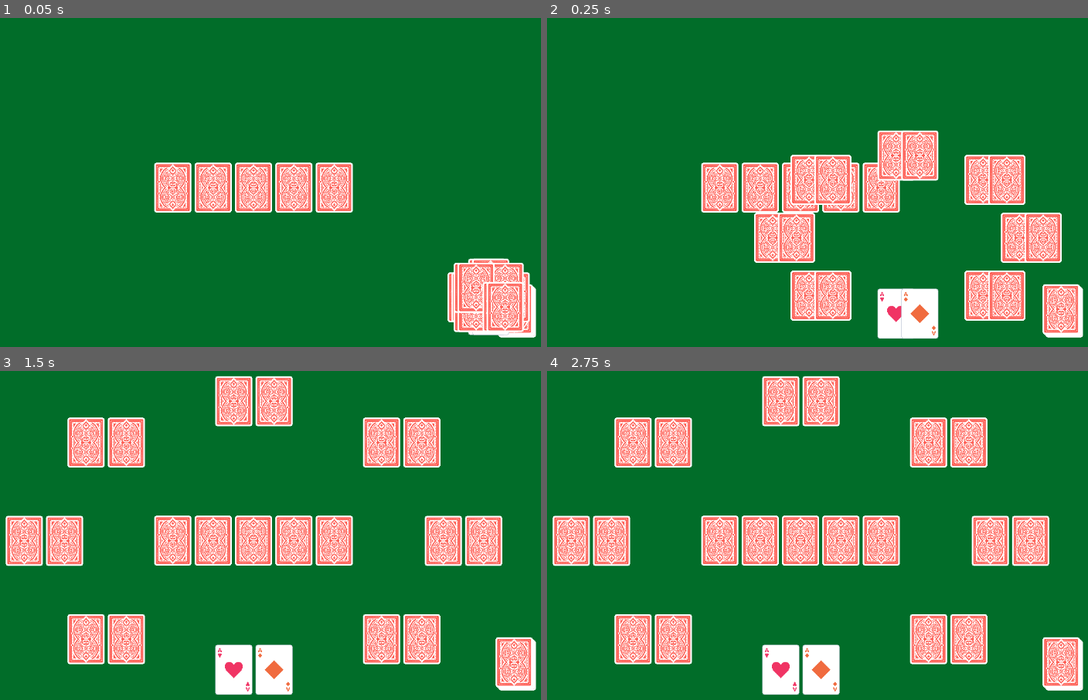
Above: before the commit, frames 1-4 (two rows, left to right).
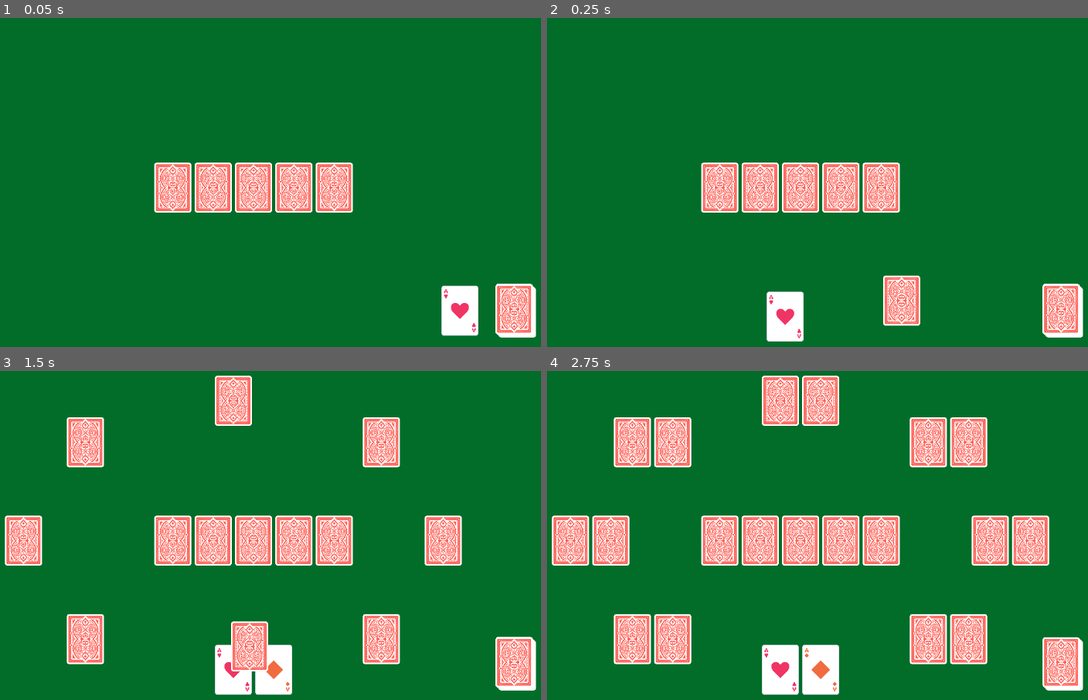
Above: after the commit, the same moments.

Repository: Alex-Onceanu/ProjectGambling
Game: Godot game, scene res://game_room.tscn
The game is run twice, just before and just after one commit, with the same random seed, the same clock (stepped at 60 frames per second) and the same inputs.
Inputs:
- Up to frame 1 (0.05 s): no input
- Up to frame 2 (0.25 s): no input
- Up to frame 3 (1.5 s): no input
- Up to frame 4 (2.75 s): no input

The runs differ from the first frame. In frame 1, 3.1% of the frame differs, in the area x 81-99%, y 73-97%; in frame 2, 14%, in the area x 38-99%, y 34-99%; in frame 3, 13%; in frame 4, 9.3%.

Commit message:
Distribution des cartes differee (c'est + joli)

Diff:
--- a/card.gd
+++ b/card.gd
@@ -36,18 +36,26 @@
 	$back.region_rect.position.y = 0
 	$front.visible = false
 
-func go_to(__target : Vector2, time = 0.6):
+func go_to(__target : Vector2, time = 0.4, wait = -1.0):
+	target = __target
 	$goto_anim.wait_time = time
-	$goto_anim.start()
-	target = __target
-	pos_before_goto = global_position
-	should_move = true
+	if wait <= 0:
+		_on_goto_wait_timeout()
+	else:
+		$goto_wait.wait_time = wait
+		$goto_wait.start()
+
 
 func _process(delta: float) -> void:
 	if should_move:
 		var t = $goto_anim.time_left / $goto_anim.wait_time
-		t **= 1.8
+		t **= 1.5
 		global_position = (1.0 - t) * target + t * pos_before_goto
 
 func _on_goto_anim_timeout() -> void:
 	should_move = false
+
+func _on_goto_wait_timeout() -> void:
+	$goto_anim.start()
+	pos_before_goto = global_position
+	should_move = true
--- a/card.tscn
+++ b/card.tscn
@@ -19,7 +19,12 @@
 region_rect = Rect2(71, 95, 71, 95)
 
 [node name="goto_anim" type="Timer" parent="."]
-wait_time = 0.5
+wait_time = 0.2
+one_shot = true
+
+[node name="goto_wait" type="Timer" parent="."]
+wait_time = 0.1
 one_shot = true
 
 [connection signal="timeout" from="goto_anim" to="." method="_on_goto_anim_timeout"]
+[connection signal="timeout" from="goto_wait" to="." method="_on_goto_wait_timeout"]
--- a/deck.gd
+++ b/deck.gd
@@ -1,9 +1,13 @@
 extends Node2D
 
+const DEAL_CD = 0.15
+
 func deal_cards(player1, player1_cards, others):
+	var i = 0
 	for colval in player1_cards:
-		player1.get_card_from(global_position, colval)
+		player1.get_card_from(global_position, colval, true, DEAL_CD * i)
+		i += 1
 
-	for o in others:
-		o.get_card_from(global_position, "", false)
-		o.get_card_from(global_position, "", false)
+		for o in others:
+			o.get_card_from(global_position, "", false, DEAL_CD * i)
+			i += 1
--- a/game_room.gd
+++ b/game_room.gd
@@ -8,7 +8,7 @@
 	var url = "https://" + code + ".ngrok-free.app"
 	$HTTPRequest.request(str(url) + "/register/user?name=leGodot")
 
-	$Deck.deal_cards($Players/Player1, ["HA", "DA"], [$Players/Player2, $Players/Player3, $Players/Player4, $Players/Player5, $Players/Player6, $Players/Player7, $Players/Player8])
+	$Deck.deal_cards($Players/Player1, ["HA", "DA"], [$Players/Player6, $Players/Player4, $Players/Player7, $Players/Player2, $Players/Player5, $Players/Player3, $Players/Player8])
 
 # se lance dès que le serveur nous a répondu (la réponse est en argument)
 func _on_request_completed(result, response_code, headers, body):
--- a/game_room.tscn
+++ b/game_room.tscn
@@ -53,23 +53,23 @@
 [node name="Player1" parent="Players" instance=ExtResource("3_qs578")]
 position = Vector2(0, 240)
 
-[node name="Player2" parent="Players" instance=ExtResource("3_qs578")]
-position = Vector2(0, -260)
+[node name="Player8" parent="Players" instance=ExtResource("3_qs578")]
+position = Vector2(275, 183)
 
 [node name="Player3" parent="Players" instance=ExtResource("3_qs578")]
 position = Vector2(390, 0)
 
-[node name="Player4" parent="Players" instance=ExtResource("3_qs578")]
-position = Vector2(-390, 0)
-
 [node name="Player5" parent="Players" instance=ExtResource("3_qs578")]
 position = Vector2(275, -183)
 
-[node name="Player6" parent="Players" instance=ExtResource("3_qs578")]
-position = Vector2(-275, 183)
+[node name="Player2" parent="Players" instance=ExtResource("3_qs578")]
+position = Vector2(0, -260)
 
 [node name="Player7" parent="Players" instance=ExtResource("3_qs578")]
 position = Vector2(-275, -183)
 
-[node name="Player8" parent="Players" instance=ExtResource("3_qs578")]
-position = Vector2(275, 183)
+[node name="Player4" parent="Players" instance=ExtResource("3_qs578")]
+position = Vector2(-390, 0)
+
+[node name="Player6" parent="Players" instance=ExtResource("3_qs578")]
+position = Vector2(-275, 183)
--- a/player.gd
+++ b/player.gd
@@ -4,7 +4,7 @@
 @onready var GAP_SIZE = 75 * $Card_1.scale.x
 @onready var nb_cards = 0
 
-func get_card_from(from : Vector2, colval : String, frontface = true):
+func get_card_from(from : Vector2, colval : String, frontface = true, cd = -1.0):
 	if nb_cards >= MAX_NB_CARDS:
 		# on peut pas avoir 3 cartes au poker
 		return
@@ -21,7 +21,7 @@
 
 	new_card.visible = true
 	var left_or_right = (nb_cards - 1) * 2 - 1
-	new_card.go_to(global_position + Vector2(left_or_right * GAP_SIZE / 2, 0.0))
+	new_card.go_to(global_position + Vector2(left_or_right * GAP_SIZE / 2, 0.0), 0.25, cd)
 
 
 func send_card_to(which : int, target : Vector2):
